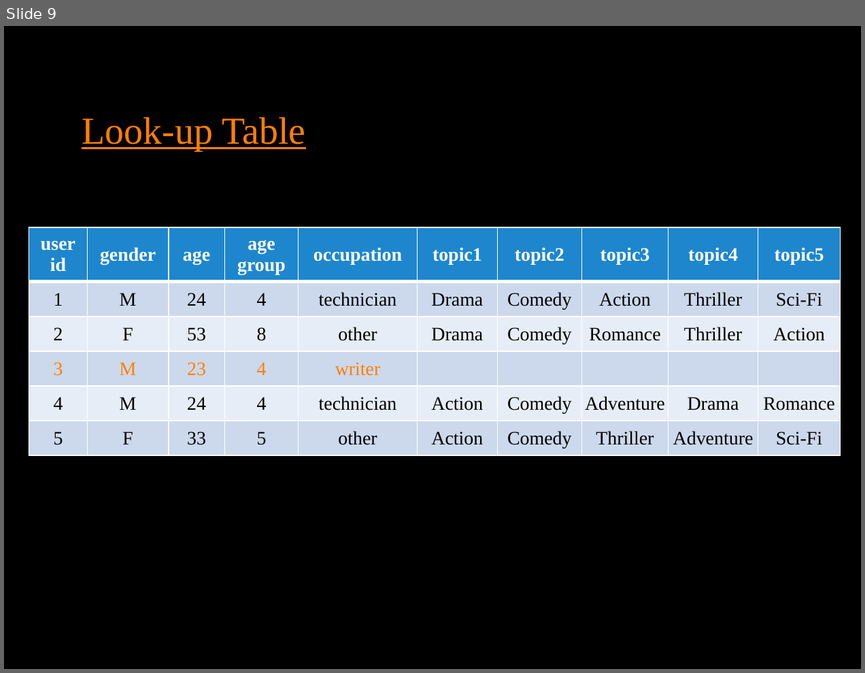
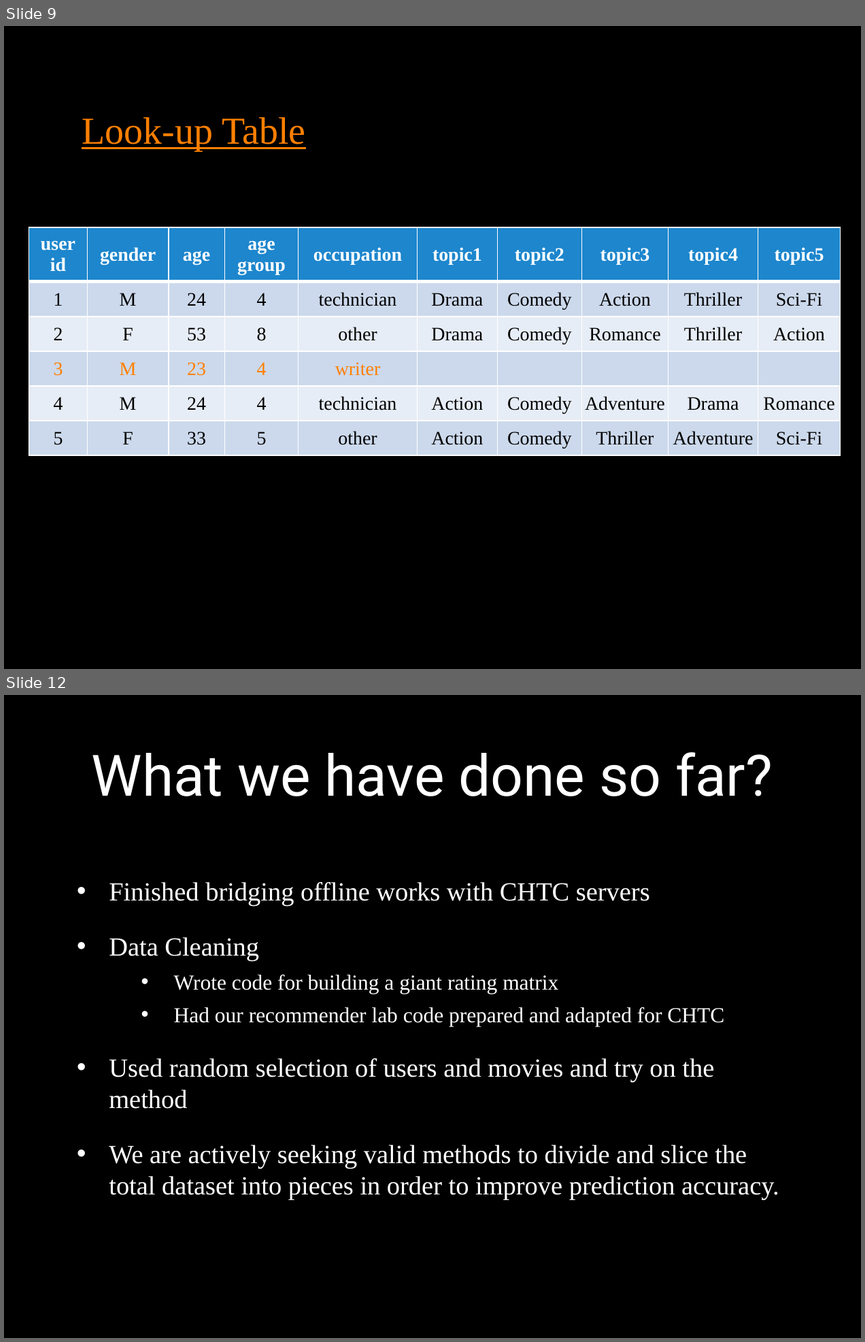
Before and after one commit to Stat628-Project2/project2, a slide deck: pre3.pptx. Shown one above the other, each under a label of ours: slide 9 before the commit, slides 9 and 12 after it; the slides between them are not shown. The pictures are 865x673 and 865x1342 pixels, drawn with LibreOffice and Linux fonts; fonts in the diff are those of the drawing; background and template pictures are left out. Boxes give left, top, right and bottom in pixels: in the first picture for what was removed or moved away, otherwise in the second. Text is boxed around its words. In the diff, an @@ line names an element or a change of style, - is before the commit and + after.

Commit message:
Updated draft final presentation slides

```diff
--- a/pre3.pptx
+++ b/pre3.pptx
@@ slide 12 added at [4, 695, 861, 1338], background picture (left out) @@
@@ title added at [92, 752, 772, 796], 48 pt, text #FFFFFF @@
+What we have done so far?
@@ text added at [109, 882, 779, 1200], 22 pt, text #FFFFFF @@
+• Finished bridging offline works with CHTC servers
+• Data Cleaning
+    • Wrote code for building a giant rating matrix
+    • Had our recommender lab code prepared and adapted for CHTC
+• Used random selection of users and movies and try on the method
+• We are actively seeking valid methods to divide and slice the total dataset into pieces in order to improve prediction accuracy.
```
Also in this commit, not shown: 3 other slides added.
